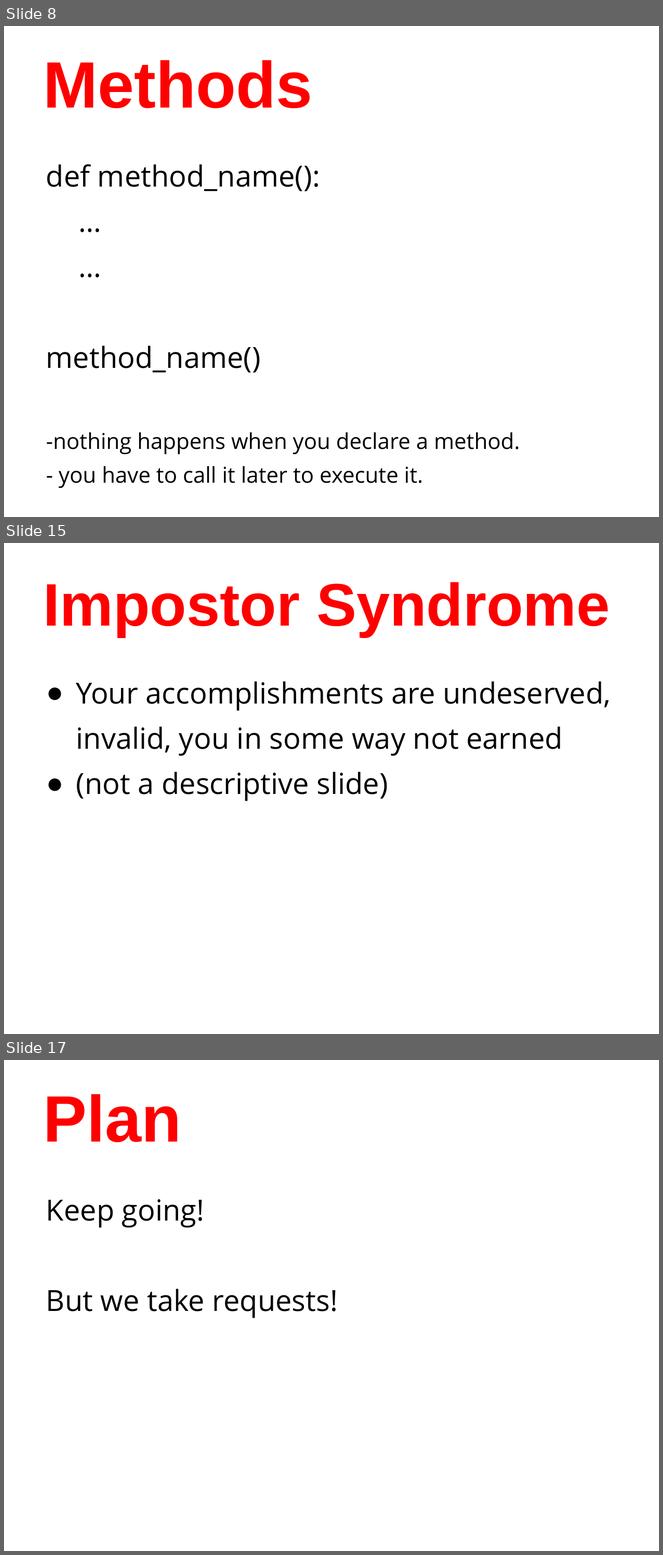
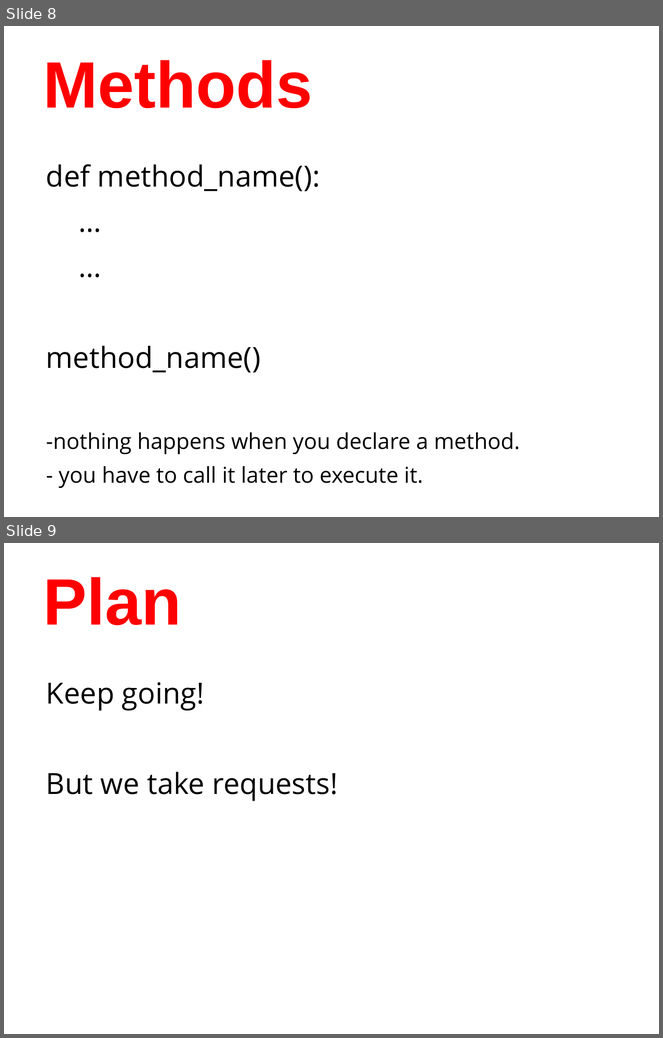
Before and after one commit to humanitiesprogramming/slides, a slide deck: 2017/python/day2-review.pptx. Shown one above the other, each under a label of ours: slides 8, 15 and 17 before the commit, slides 8 and 9 after it; the slides between them are not shown. The pictures are 663x1555 and 663x1038 pixels, drawn with LibreOffice and Linux fonts; fonts in the diff are those of the drawing. Boxes give left, top, right and bottom in pixels: in the first picture for what was removed or moved away, otherwise in the second. Text is boxed around its words. In the diff, an @@ line names an element or a change of style, - is before the commit and + after.

```diff
--- a/2017/python/day2-review.pptx
+++ b/2017/python/day2-review.pptx
@@ slide 15 removed at <box>4,543,659,1034</box>, background #FFFFFF @@
@@ title removed at <box>44,582,610,637</box> @@
-Impostor Syndrome
@@ text removed at <box>76,681,611,801</box> @@
-● Your accomplishments are undeserved, invalid, you in some way not earned
-● (not a descriptive slide)
@@ what was slide 17 is now slide 9 @@
```
Also in this commit, not shown: 8 other slides removed, 2 other files.
